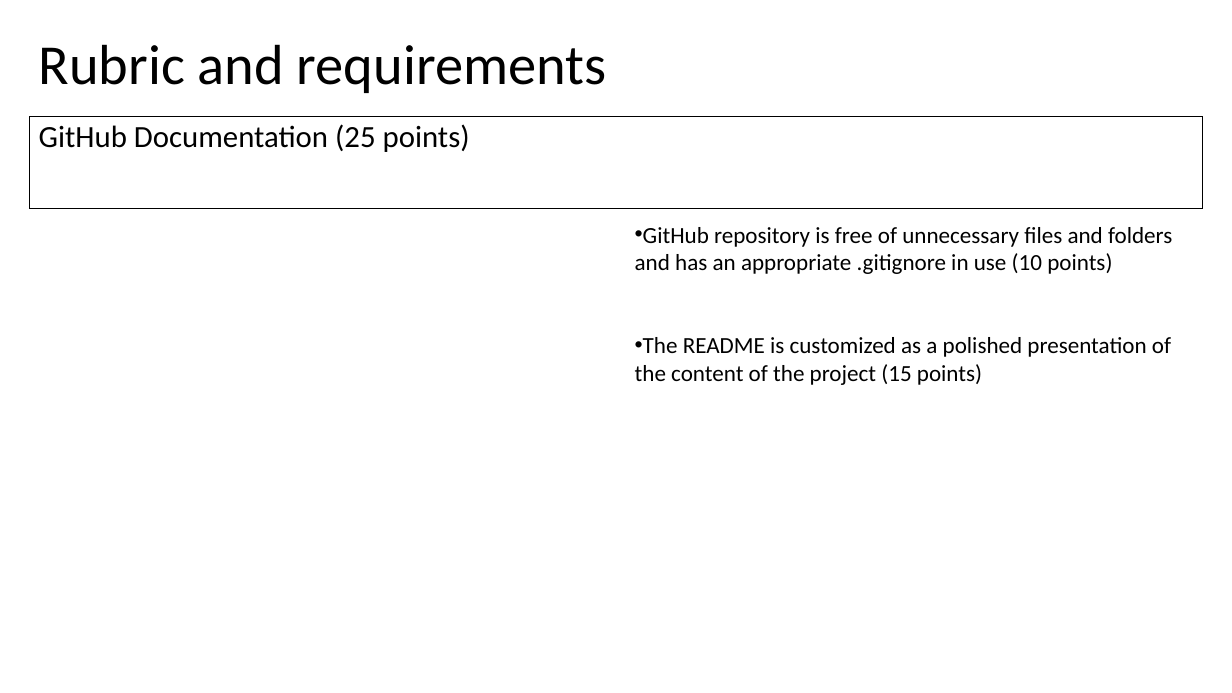
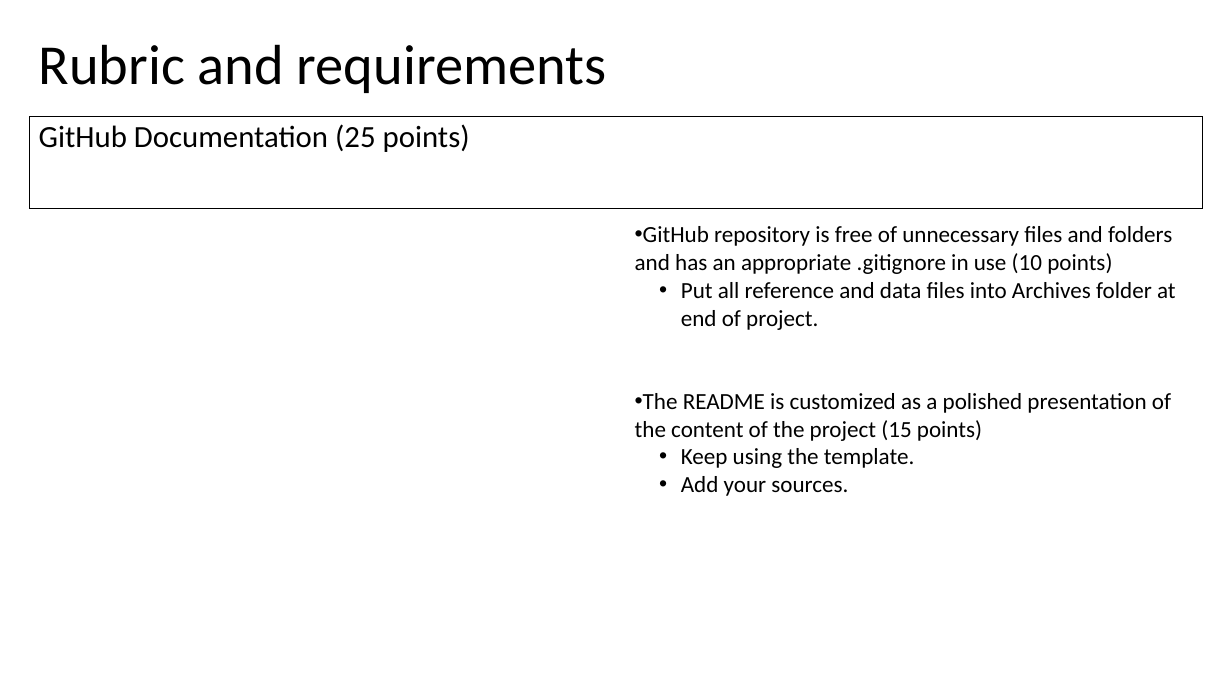
Before and after one commit to Evdawg/Project_4_FF_ML, a slide deck: slide 8 of Project_3_outline.pptm. Drawn at 1232x693 pixels with LibreOffice and Linux fonts; fonts in the diff are those of the drawing. Boxes give left, top, right and bottom in pixels: in the first picture for what was removed or moved away, otherwise in the second. Text is boxed around its words. In the diff, an @@ line names an element or a change of style, - is before the commit and + after.

```diff
--- a/Project_3_outline.pptm
+++ b/Project_3_outline.pptm
@@ text at bbox=[681, 282, 1176, 330]: paragraph added @@
+  • Put all reference and data files into Archives folder at end of project.
@@ text at bbox=[681, 448, 914, 496]: paragraphs added @@
+  • Keep using the template.
+  • Add your sources.
```
Also in this commit, not shown: 6 other slides changed.
